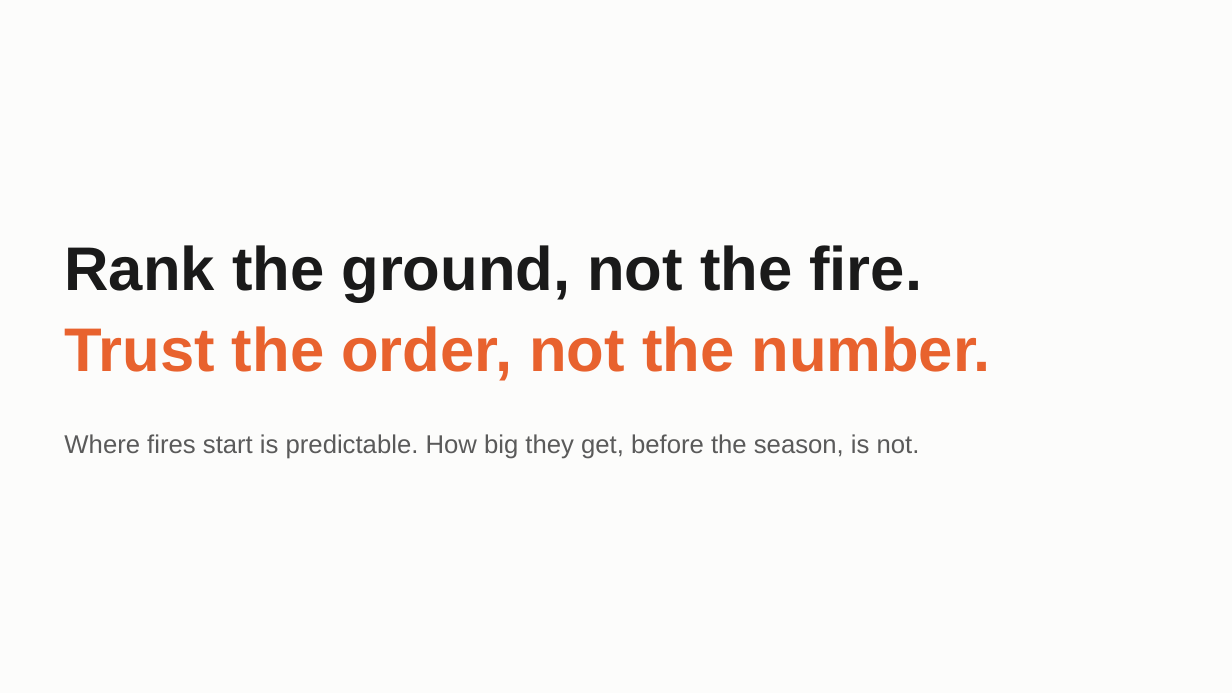
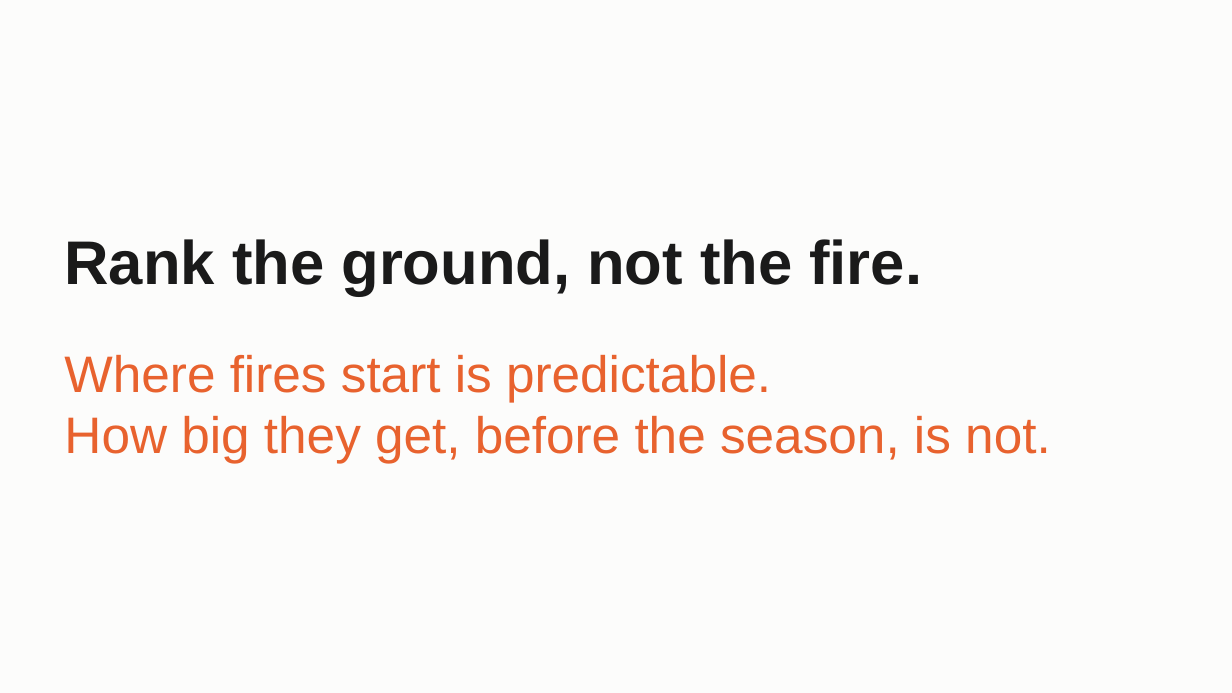
Before and after one commit to craig-rudman/MSDS696, a slide deck: slide 19 of coursework/W7/MSDS696_W7_Deck.pptx. Drawn at 1232x693 pixels with LibreOffice and Linux fonts; fonts in the diff are those of the drawing. Boxes give left, top, right and bottom in pixels: in the first picture for what was removed or moved away, otherwise in the second. Text is boxed around its words. In the diff, an @@ line names an element or a change of style, - is before the commit and + after.

```diff
--- a/coursework/W7/MSDS696_W7_Deck.pptx
+++ b/coursework/W7/MSDS696_W7_Deck.pptx
@@ text at box(64, 326, 990, 381): paragraph removed @@
-Trust the order, not the number.
@@ text at box(64, 355, 1051, 463): size 20 to 40 pt, text colour #5A5A5A to #E8622E in "Where fires start is predictable. How big ..." @@
```
Also in this commit, not shown: 4 other slides changed, 5 other files.
